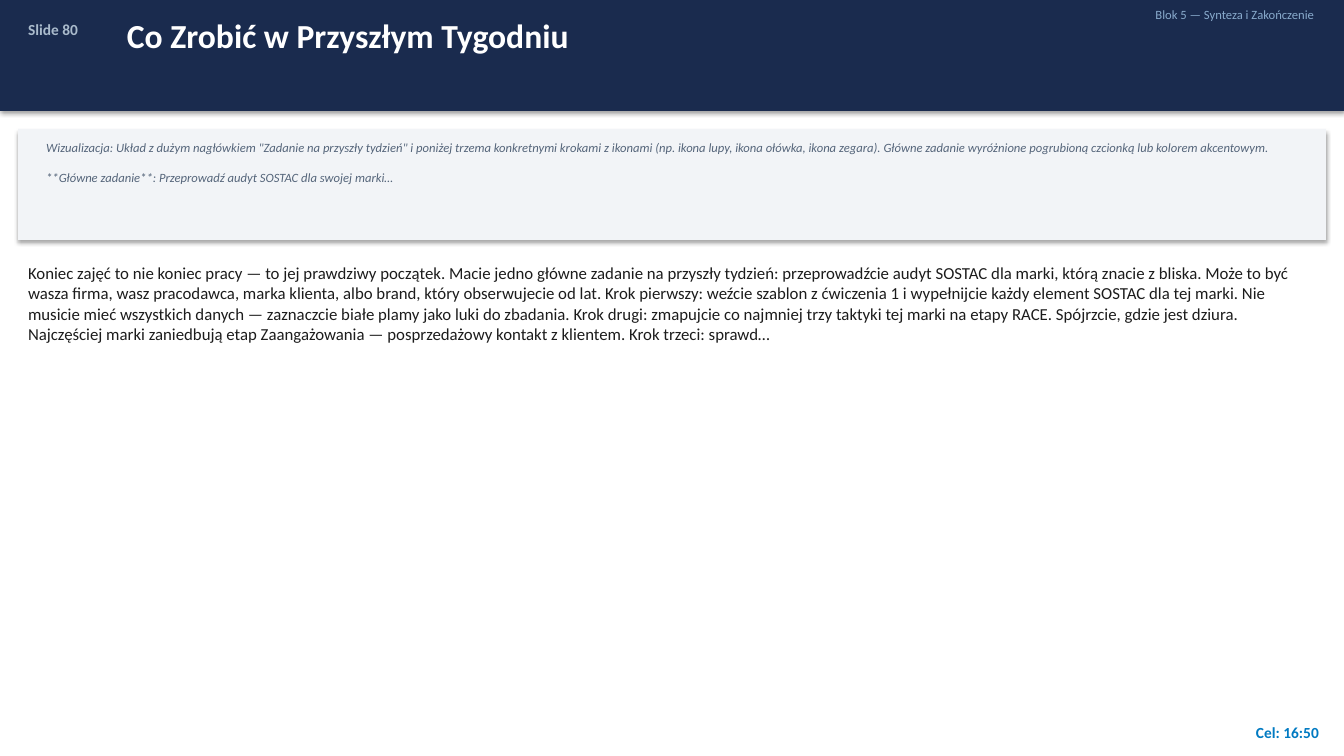
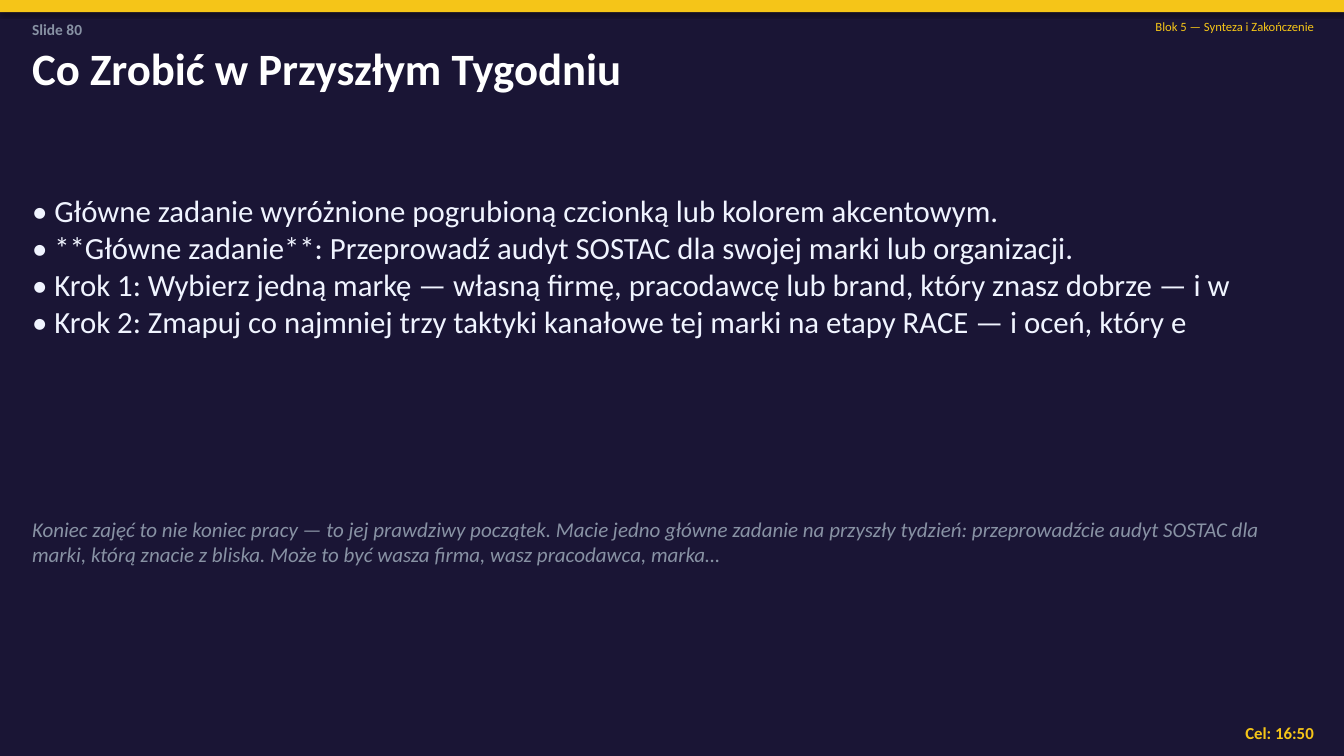
Before and after one commit to porwisz/marketing-zajecia, a slide deck: slide 80 of course-materials/Strategia_Marketingu_Cyfrowego.pptx. Drawn at 1344x756 pixels with LibreOffice and Linux fonts; fonts in the diff are those of the drawing. Boxes give left, top, right and bottom in pixels: in the first picture for what was removed or moved away, otherwise in the second. Text is boxed around its words. In the diff, an @@ line names an element or a change of style, - is before the commit and + after.

```diff
--- a/course-materials/Strategia_Marketingu_Cyfrowego.pptx
+++ b/course-materials/Strategia_Marketingu_Cyfrowego.pptx
@@ rectangle: place and size @@
-rectangle at bbox=[0, 0, 1344, 111]
+rectangle at bbox=[0, 0, 1344, 756]
@@ rectangle at bbox=[0, 0, 1344, 756]: fill #1A2B4E to #1A1535 @@
@@ rectangle added at bbox=[0, 0, 1344, 12], fill #F5C518 @@
@@ text "Slide 80" at bbox=[32, 24, 82, 35]: text colour #AABBCC to #8892A4 @@
@@ text "Blok 5 — Synteza i ...": place and size @@
-text "Blok 5 — Synteza i ..." at bbox=[1155, 10, 1314, 21]
+text "Blok 5 — Synteza i ..." at bbox=[1155, 22, 1314, 33]
@@ text "Blok 5 — Synteza i ..." at bbox=[1155, 22, 1314, 33]: text colour #88AACC to #F5C518 @@
@@ text "Co Zrobić w Przyszłym Tygodniu": place and size @@
-text "Co Zrobić w Przyszłym Tygodniu" at bbox=[127, 24, 568, 54]
+text "Co Zrobić w Przyszłym Tygodniu" at bbox=[32, 53, 622, 93]
@@ text "Co Zrobić w Przyszłym Tygodniu" at bbox=[32, 53, 622, 93]: size 24 to 32 pt @@
@@ rectangle removed at bbox=[18, 129, 1326, 240] @@
@@ text at bbox=[54, 200, 1230, 339]: text changed; size 9 to 22 pt; text colour #55657A to #F0F4FF; italic off @@
-Wizualizacja: Układ z dużym nagłówkiem "Zadanie na przyszły tydzień" i poniżej trzema konkretnymi krokami z ikonami (np. ikona lupy, ikona ołówka, ikona zegara). Główne zadanie wyróżnione pogrubioną czcionką lub kolorem akcentowym.
-**Główne zadanie**: Przeprowadź audyt SOSTAC dla swojej marki…
+• Główne zadanie wyróżnione pogrubioną czcionką lub kolorem akcentowym.
+• **Główne zadanie**: Przeprowadź audyt SOSTAC dla swojej marki lub organizacji.
+• Krok 1: Wybierz jedną markę — własną firmę, pracodawcę lub brand, który znasz dobrze — i w
+• Krok 2: Zmapuj co najmniej trzy taktyki kanałowe tej marki na etapy RACE — i oceń, który e
@@ text at bbox=[32, 522, 1258, 566]: text changed; size 12 to 15 pt; text colour #1C1C1C to #8892A4; italic on @@
-Koniec zajęć to nie koniec pracy — to jej prawdziwy początek. Macie jedno główne zadanie na przyszły tydzień: przeprowadźcie audyt SOSTAC dla marki, którą znacie z bliska. Może to być wasza firma, wasz pracodawca, marka klienta, albo brand, który obserwujecie od lat. Krok pierwszy: weźcie szablon z ćwiczenia 1 i wypełnijcie każdy element SOSTAC dla tej marki. Nie musicie mieć wszystkich danych — zaznaczcie białe plamy jako luki do zbadania. Krok drugi: zmapujcie co najmniej trzy taktyki tej marki na etapy RACE. Spójrzcie, gdzie jest dziura. Najczęściej marki zaniedbują etap Zaangażowania — posprzedażowy kontakt z klientem. Krok trzeci: sprawd…
+Koniec zajęć to nie koniec pracy — to jej prawdziwy początek. Macie jedno główne zadanie na przyszły tydzień: przeprowadźcie audyt SOSTAC dla marki, którą znacie z bliska. Może to być wasza firma, wasz pracodawca, marka…
@@ text "Cel: 16:50": place and size @@
-text "Cel: 16:50" at bbox=[1256, 727, 1318, 738]
+text "Cel: 16:50" at bbox=[1245, 727, 1314, 739]
@@ text "Cel: 16:50" at bbox=[1245, 727, 1314, 739]: size 11 to 12 pt, text colour #007AC2 to #F5C518 @@
```
Also in this commit, not shown: 81 other slides changed, 3 slides added, 3 slides removed, 1 other file.
